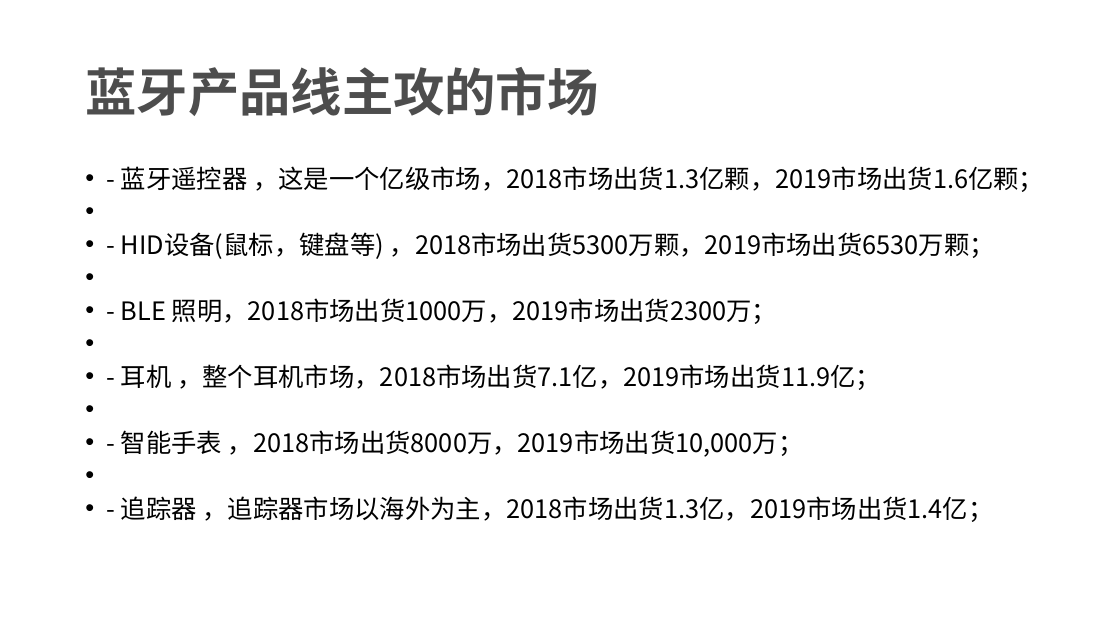
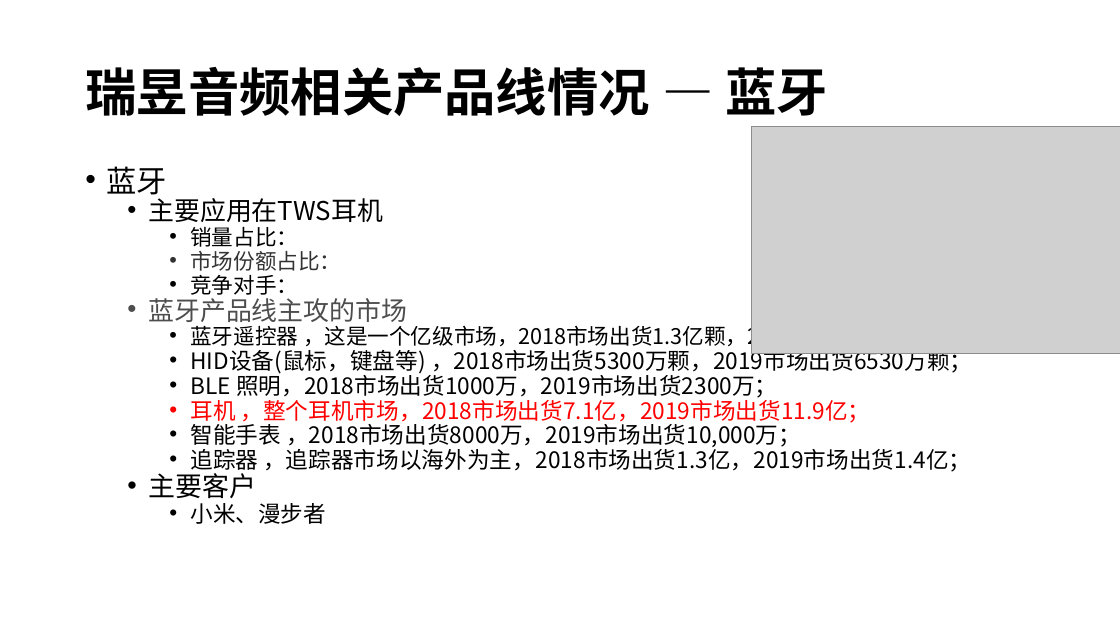
Before and after one commit to rosabai666/soundec, a slide deck: slide 10 of 2023/02产品/SNC8x/01)竞品分析/00)竞品芯片分析/品牌产品路线分析/Realtek/Realtek产品线分析2.pptx (slide 9 before the commit). Drawn at 1120x630 pixels with LibreOffice and Linux fonts; fonts in the diff are those of the drawing; grey boxes stand for pictures. Boxes give left, top, right and bottom in pixels: in the first picture for what was removed or moved away, otherwise in the second. Text is boxed around its words. In the diff, an @@ line names an element or a change of style, - is before the commit and + after.

```diff
--- a/2023/02产品/SNC8x/01)竞品分析/00)竞品芯片分析/品牌产品路线分析/Realtek/Realtek产品线分析2.pptx
+++ b/2023/02产品/SNC8x/01)竞品分析/00)竞品芯片分析/品牌产品路线分析/Realtek/Realtek产品线分析2.pptx
@@ title at box(85, 67, 828, 116): text changed; font Lato to Noto Sans CJK SC; text colour #4D4D4D to #000000 @@
-蓝牙产品线主攻的市场
+瑞昱音频相关产品线情况 — 蓝牙
@@ picture added at box(751, 126, 1120, 353) @@
@@ text at box(106, 166, 976, 524): text changed; size 21.7 to 19.4 pt @@
-• - 蓝牙遥控器 ，这是一个亿级市场，2018市场出货1.3亿颗，2019市场出货1.6亿颗；
-• - HID设备(鼠标，键盘等) ，2018市场出货5300万颗，2019市场出货6530万颗；
-• - BLE 照明，2018市场出货1000万，2019市场出货2300万；
-• - 耳机 ，整个耳机市场，2018市场出货7.1亿，2019市场出货11.9亿；
-• - 智能手表 ，2018市场出货8000万，2019市场出货10,000万；
-• - 追踪器 ，追踪器市场以海外为主，2018市场出货1.3亿，2019市场出货1.4亿；
+• 蓝牙
+  • 主要应用在TWS耳机
+    • 销量占比：
+    • 市场份额占比：
+    • 竞争对手：
+  • 蓝牙产品线主攻的市场
+    • 蓝牙遥控器 ，这是一个亿级市场，2018市场出货1.3亿颗，2019市场出货1.6亿颗；
+    • HID设备(鼠标，键盘等) ，2018市场出货5300万颗，2019市场出货6530万颗；
+    • BLE 照明，2018市场出货1000万，2019市场出货2300万；
+    • 耳机 ，整个耳机市场，2018市场出货7.1亿，2019市场出货11.9亿；
+    • 智能手表 ，2018市场出货8000万，2019市场出货10,000万；
+    • 追踪器 ，追踪器市场以海外为主，2018市场出货1.3亿，2019市场出货1.4亿；
+  • 主要客户
+    • 小米、漫步者
```
Also in this commit, not shown: 8 other slides changed, 1 slide added, 11 slides removed, 9 other files.
